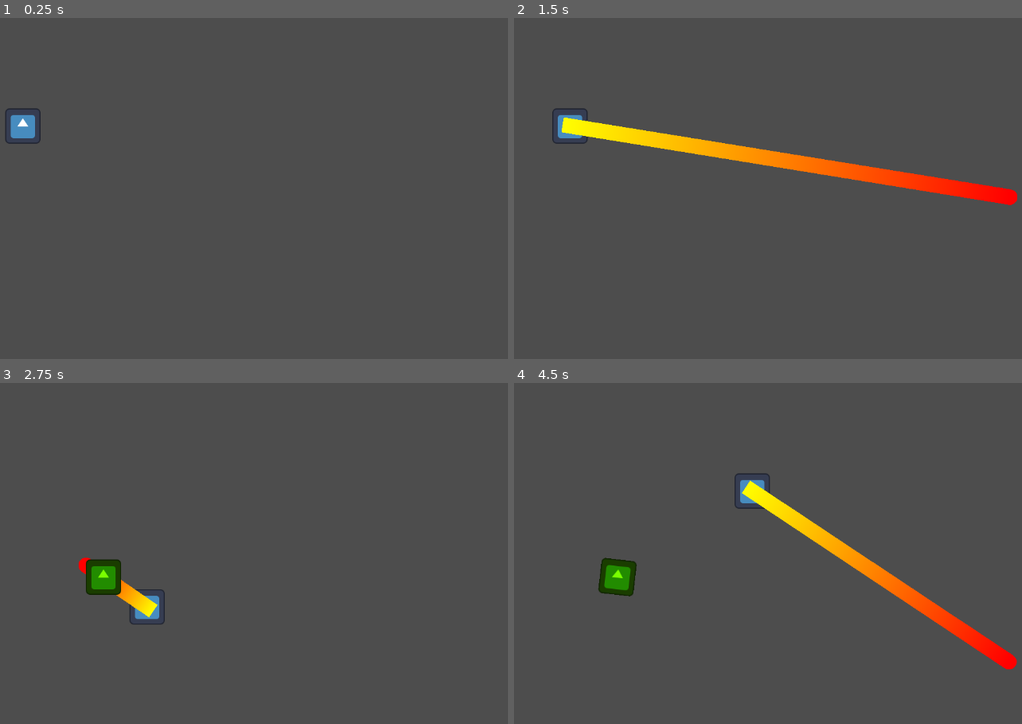
Above: before the commit, frames 1-4 (two rows, left to right).
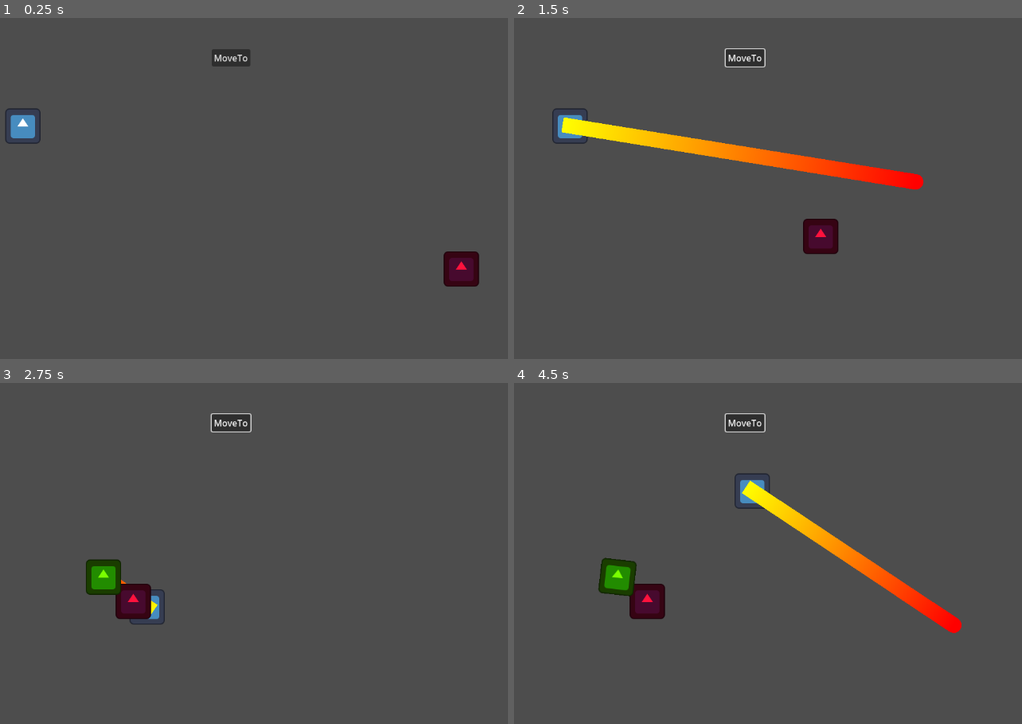
Above: after the commit, the same moments.

Repository: BobWizardLad/trials-of-ymera
Game: Godot game, scene res://main.tscn
Same seed, same stepped clock (60 frames per second), same inputs: the game is played once before the commit and once after it. The engine's default icon, where the game draws it, is replaced by a stand-in: a white triangle on a blue panel in a dark square.
Inputs (mouse positions are in pixels of both pictures, inside the frame that each line leads up to):
- Up to frame 1 (0.25 s): no input
- Up to frame 2 (1.5 s): click (742, 58) at 0.5 s, where only the run after the commit has a clickable "MoveTo"; move the mouse to (884, 178) at 1.27 s; hold D (player_right) from 1.28 s (still down); click (884, 178) at 1.35 s
- Up to frame 3 (2.75 s): move the mouse to (101, 577) at 2.02 s; release D (player_right) at 2.03 s; hold S (player_down) from 2.03 s (still down); right-click (101, 577) at 2.1 s; click (101, 577) at 2.17 s
- Up to frame 4 (4.5 s): move the mouse to (615, 577) at 2.77 s; release S (player_down) at 2.78 s; hold D (player_right) 2.78-3.53 s; click (615, 577) at 2.85 s; move the mouse to (712, 631) at 3.52 s; hold W (player_up) 3.53-4.28 s; right-click (712, 631) at 3.6 s; click (712, 631) at 3.67 s; move the mouse to (935, 611) at 4.27 s; hold A (player_left) from 4.28 s (still down); click (935, 611) at 4.35 s

The runs differ from the first frame. In frame 1, 1.1% of the frame differs, in the area x 41-95%, y 9-79%; in frame 2, 3.8%, in the area x 16-100%, y 8-70%; in frame 3, 1.2%; in frame 4, 2.9%.

Commit message:
Enemy Move-To

Diff:
--- a/beam_spine.gd
+++ b/beam_spine.gd
@@ -11,7 +11,7 @@
 func _process(delta: float) -> void:
 	# Adjust length to mouse pos
 	for each in range(0, points.size()):
-		points[each] = each * get_local_mouse_position() * 1.4
+		points[each] = each * get_local_mouse_position() * 1.1
 
 func _on_lifespan_timeout() -> void:
 	queue_free()
--- /dev/null
+++ b/enemy.gd
@@ -0,0 +1,24 @@
+extends StaticBody2D
+
+@onready var NAV_AGENT: NavigationAgent2D = $NavigationAgent2D
+
+@export var speed: float = 5.0
+
+var next_position: Vector2
+
+# Called when the node enters the scene tree for the first time.
+func _ready() -> void:
+	NAV_AGENT.target_position = Vector2.ZERO
+
+# Called every frame. 'delta' is the elapsed time since the previous frame.
+func _process(delta: float) -> void:
+	if NAV_AGENT.target_position != Vector2.ZERO:
+		if next_position == position:
+			next_position = NAV_AGENT.get_next_path_position()
+		else:
+			position = Vector2(
+				move_toward(position.x, next_position.x, speed), move_toward(position.y, next_position.y, speed))
+
+func _move_to(target: Vector2):
+	NAV_AGENT.target_position = target
+	next_position = NAV_AGENT.get_next_path_position()
--- /dev/null
+++ b/enemy.tscn
@@ -0,0 +1,19 @@
+[gd_scene load_steps=4 format=3 uid="uid://ieh0jmxr5yst"]
+
+[ext_resource type="Texture2D" uid="uid://eihqmgwdcwlx" path="res://icon.svg" id="1_5p1ys"]
+[ext_resource type="Script" path="res://enemy.gd" id="1_roxdp"]
+
+[sub_resource type="CircleShape2D" id="CircleShape2D_qiqja"]
+radius = 36.0139
+
+[node name="Enemy" type="StaticBody2D"]
+script = ExtResource("1_roxdp")
+
+[node name="Sprite" type="Sprite2D" parent="."]
+modulate = Color(1, 0.0705882, 0.239216, 1)
+texture = ExtResource("1_5p1ys")
+
+[node name="Hitbox" type="CollisionShape2D" parent="."]
+shape = SubResource("CircleShape2D_qiqja")
+
+[node name="NavigationAgent2D" type="NavigationAgent2D" parent="."]
--- a/main.tscn
+++ b/main.tscn
@@ -1,7 +1,13 @@
-[gd_scene load_steps=3 format=3 uid="uid://bjcb2kitmpyf0"]
+[gd_scene load_steps=5 format=3 uid="uid://bjcb2kitmpyf0"]
 
 [ext_resource type="Script" path="res://player_body.gd" id="1_hq1lh"]
 [ext_resource type="Texture2D" uid="uid://eihqmgwdcwlx" path="res://icon.svg" id="2_qkgey"]
+[ext_resource type="PackedScene" uid="uid://ieh0jmxr5yst" path="res://enemy.tscn" id="3_cipmi"]
+
+[sub_resource type="NavigationPolygon" id="NavigationPolygon_y5bgr"]
+vertices = PackedVector2Array(1121.91, 616, 20.3984, 616.992, 43.6094, 31.9297, 1117.08, 25.0625)
+polygons = Array[PackedInt32Array]([PackedInt32Array(0, 1, 2, 3)])
+outlines = Array[PackedVector2Array]([PackedVector2Array(7, 14, 1127, 15, 1132, 626, 10, 627)])
 
 [node name="main" type="Node2D"]
 
@@ -17,3 +23,20 @@
 
 [node name="PrimaryTimer" type="Timer" parent="PlayerBody"]
 one_shot = true
+
+[node name="NavigationRegion2D" type="NavigationRegion2D" parent="."]
+navigation_polygon = SubResource("NavigationPolygon_y5bgr")
+
+[node name="Enemy" parent="." instance=ExtResource("3_cipmi")]
+position = Vector2(994, 459)
+
+[node name="MoveTo" type="Button" parent="."]
+offset_left = 542.0
+offset_top = 61.0
+offset_right = 612.0
+offset_bottom = 92.0
+text = "MoveTo"
+
+[connection signal="pressed" from="MoveTo" to="Enemy" method="_move_to" binds= [Vector2(400, 400)]]
+
+[editable path="Enemy"]
